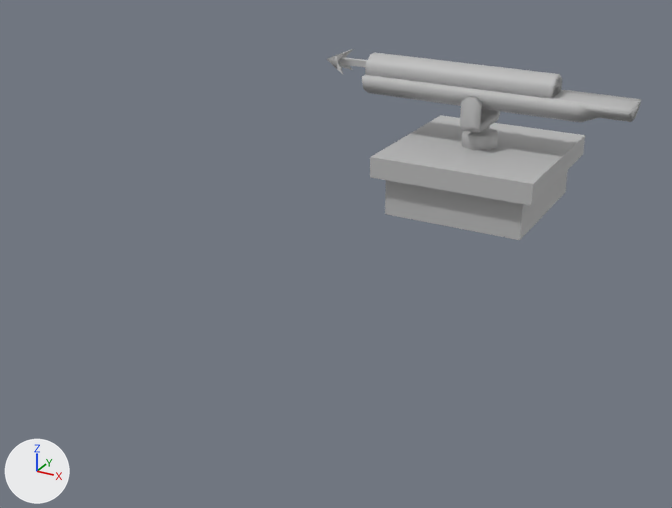
An edit to the FBX model RaiderRoad/Assets/Art/Models/Car Weapons/Harpoon.fbx, drawn before and after from the same camera.
Camera for both pictures: a 50 mm camera at (0.49, -3.14, 1.03) aimed at (-0.61, -1.14, 0.03). Every picture has the same lights, and +X, +Y and +Z are marked at lower left. Where no turn or scale is listed for an object, it has been applied to the vertices.

The first picture shows 'Bottom_Body', 'Cylinder_Connector', 'Holder', 'Point', 'Stand', 'Top_Body'.
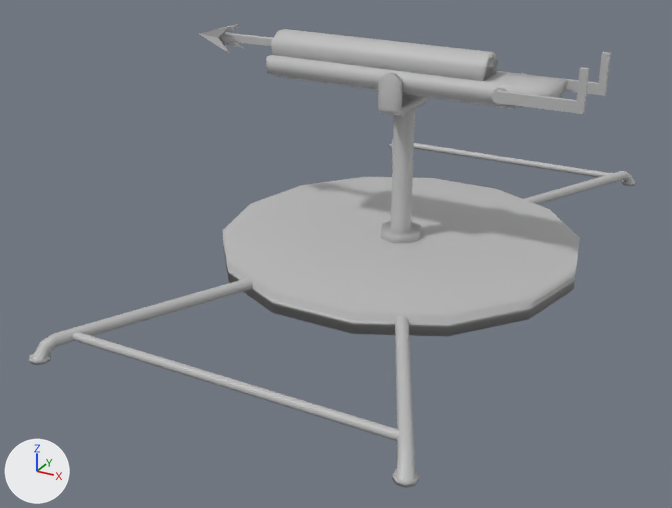
Boxes [x1, y1, x2, y2] around the edits, measured in the pictures (672 x 508 px; the box of a moved part takes in the faces that stretch with it):
'Base', added: after [223, 177, 580, 336]
'Stand', deleted: before [370, 115, 585, 240]
'Bottom_Body', reshaped, moved (8% wider, 15% taller): before [362, 75, 641, 122]; after [266, 55, 568, 109]
'Top_Body', moved: before [365, 52, 562, 99]; after [271, 29, 498, 81]
'Base_Leg3', added: after [29, 171, 636, 365]
'Cylinder_Connector', reshaped, moved: before [461, 127, 498, 150]; after [381, 109, 421, 243]
'Base_Connector3', added: after [73, 332, 400, 441]
'Base_Leg', added: after [389, 139, 419, 488]
'Holder', moved: before [460, 96, 500, 133]; after [378, 73, 429, 116]
'Handle_L1', added: after [492, 67, 590, 114]
'Point', moved: before [327, 49, 367, 74]; after [200, 23, 273, 53]
'Base_Connector', added: after [414, 143, 612, 177]
'Handle_R1', added: after [521, 52, 611, 96]
part 1 of me_mesh_004, moved or reshaped: before [471, 127, 489, 134]; after [391, 109, 415, 232]

What changed in the scene script:
```text
Change me_mesh:
    remove me_mesh.from_pydata(...)  # 32 vertices, 30 faces; spans x -0.82..0.0, y -0.076..0.076, z 0.001..0.068
    add me_mesh.from_pydata(...)  # 32 vertices, 30 faces; spans x -0.82..-0.055, y -0.076..0.076, z 0.001..0.068
    me_mesh part 2: 26 of 32 vertices moved; they spanned x -0.82..0.0, y -0.076..0.076, z 0.001..0.064 and now span x -0.82..-0.055, y -0.076..0.076, z 0.001..0.064; mean shift (-0.025, 0.0, 0.0); largest move (0.0, 0.062, 0.041) -> (-0.056, 0.076, 0.041)
Change me_mesh_004:
    remove me_mesh_004.from_pydata(...)  # 34 vertices, 40 faces; spans x -0.0577..0.0577, y -0.0577..0.0577, z -0.0225..0.0528
    add me_mesh_004.from_pydata(...)  # 34 vertices, 32 faces; spans x -0.0577..0.0577, y -0.0577..0.0577, z -0.0225..0.3573
    me_mesh_004 part 1
    9 vertices are removed from x -0.0291..0.0291, y -0.0291..0.0291, z 0.0528
    24 faces are deleted
    1 vertex is added at (0.0, 0.0, 0.3573)
    8 new vertices lie (0.0, 0.0, 0.3348) away from vertices in x -0.0291..0.0291, y -0.0291..0.0291, z 0.0225
    16 new faces join them
Change ob_holder:
    ob_holder.location: (-0.428, -0.506, 0.252) -> (-0.462, -0.992, 0.413)
Change ob_bottom_body:
    ob_bottom_body.location: (-0.007, -0.507, 0.307) -> (-0.04, -0.994, 0.453)
Remove ob_stand:
    ob_stand = bpy.data.objects.new('Stand', me_mesh_003)
Change ob_top_body:
    ob_top_body.location: (-0.231, -0.507, 0.398) -> (-0.265, -0.994, 0.545)
Change ob_cylinder_connector:
    ob_cylinder_connector.location: (-0.458, -0.504, 0.207) -> (-0.491, -0.99, 0.056)
Change ob_point:
    ob_point.location: (-0.887, -0.508, 0.399) -> (-0.966, -0.993, 0.545)
Add ob_base_leg:
    ob_base_leg = bpy.data.objects.new('Base_Leg', me_mesh_009)  # 82 vertices, 80 faces; spans x -0.45..0.47, y -0.93..0.91, z -0.04..0.02; in mat_lambert1 (grey #bcbcbc)
    ob_base_leg.location = (-0.499, -0.982, 0.037)
Add ob_base_connector:
    ob_base_connector = bpy.data.objects.new('Base_Connector', me_mesh_007)  # an 8-sided cylinder along x spanning x -0.395..0.395, y -0.011..0.011, z -0.011..0.011; in mat_lambert1 (grey #bcbcbc)
    ob_base_connector.location = (-0.508, -0.157, 0.037)
Add ob_base:
    ob_base = bpy.data.objects.new('Base', me_mesh_011)  # a 14-sided cylinder along z spanning x -0.49..0.49, y -0.478..0.478, z -0.028..0.028; in mat_lambert1 (grey #bcbcbc)
    ob_base.location = (-0.499, -0.982, 0.028)
Add ob_handle_r1:
    ob_handle_r1 = bpy.data.objects.new('Handle_R1', me_mesh_004_1)  # 76 vertices, 74 faces; spans x -0.02..0.202, y -0.004..0.022, z -0.019..0.087; in mat_lambert1 (grey #bcbcbc)
    ob_handle_r1.location = (-0.207, -0.914, 0.497)
Add ob_handle_l1:
    ob_handle_l1 = bpy.data.objects.new('Handle_L1', me_mesh_003_1)  # 76 vertices, 74 faces; spans x -0.02..0.202, y -0.022..0.004, z -0.019..0.087; in mat_lambert1 (grey #bcbcbc)
    ob_handle_l1.location = (-0.207, -1.074, 0.497)
Add ob_base_leg3:
    ob_base_leg3 = bpy.data.objects.new('Base_Leg3', me_mesh_010)  # 82 vertices, 80 faces; spans x -0.46..0.45, y -0.93..0.91, z -0.04..0.02; in mat_lambert1 (grey #bcbcbc)
    ob_base_leg3.location = (-0.499, -0.982, 0.037)
Add ob_base_connector3:
    ob_base_connector3 = bpy.data.objects.new('Base_Connector3', me_mesh_008)  # an 8-sided cylinder along x spanning x -0.404..0.404, y -0.011..0.011, z -0.011..0.011; in mat_lambert1 (grey #bcbcbc)
    ob_base_connector3.location = (-0.5, -1.825, 0.037)
```
